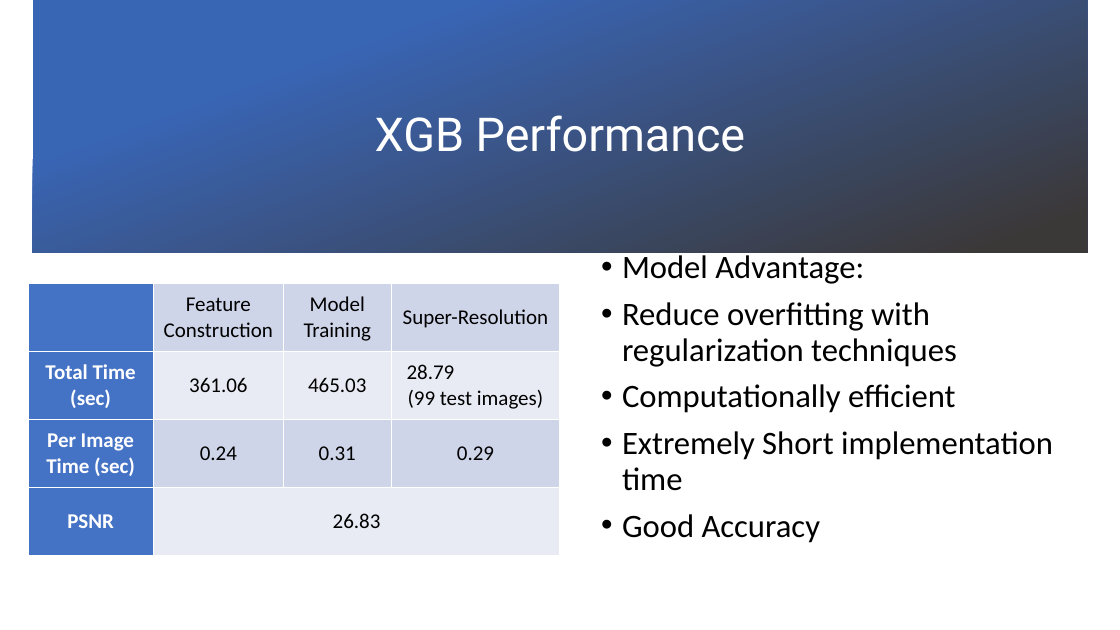
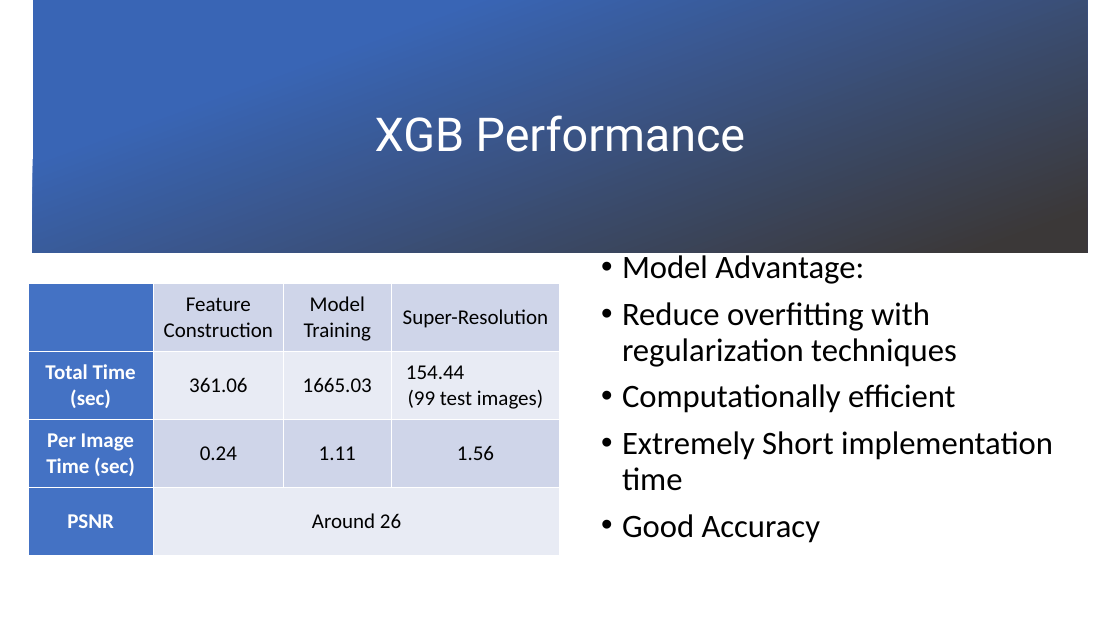
Before and after one commit to TZstatsADS/Spring2019-Proj3-grp11, a slide deck: slide 8 of doc/Presentation/PPT Yiyang Zeng.pptx. Drawn at 1120x630 pixels with LibreOffice and Linux fonts; fonts in the diff are those of the drawing; background and template pictures are left out. Boxes give left, top, right and bottom in pixels: in the first picture for what was removed or moved away, otherwise in the second. Text is boxed around its words. In the diff, an @@ line names an element or a change of style, - is before the commit and + after.

```diff
--- a/doc/Presentation/PPT Yiyang Zeng.pptx
+++ b/doc/Presentation/PPT Yiyang Zeng.pptx
@@ table at (x1=28, y1=284, x2=560, y2=556) @@
-row 2, column 3: 465.03
+row 2, column 3: 1665.03
-row 2, column 4: 28.79 (99 test images)
+row 2, column 4: 154.44 (99 test images)
-row 3, column 3: 0.31
+row 3, column 3: 1.11
-row 3, column 4: 0.29
+row 3, column 4: 1.56
-row 4, column 2: 26.83
+row 4, column 2: Around 26
```
Also in this commit, not shown: 2 other slides changed.
